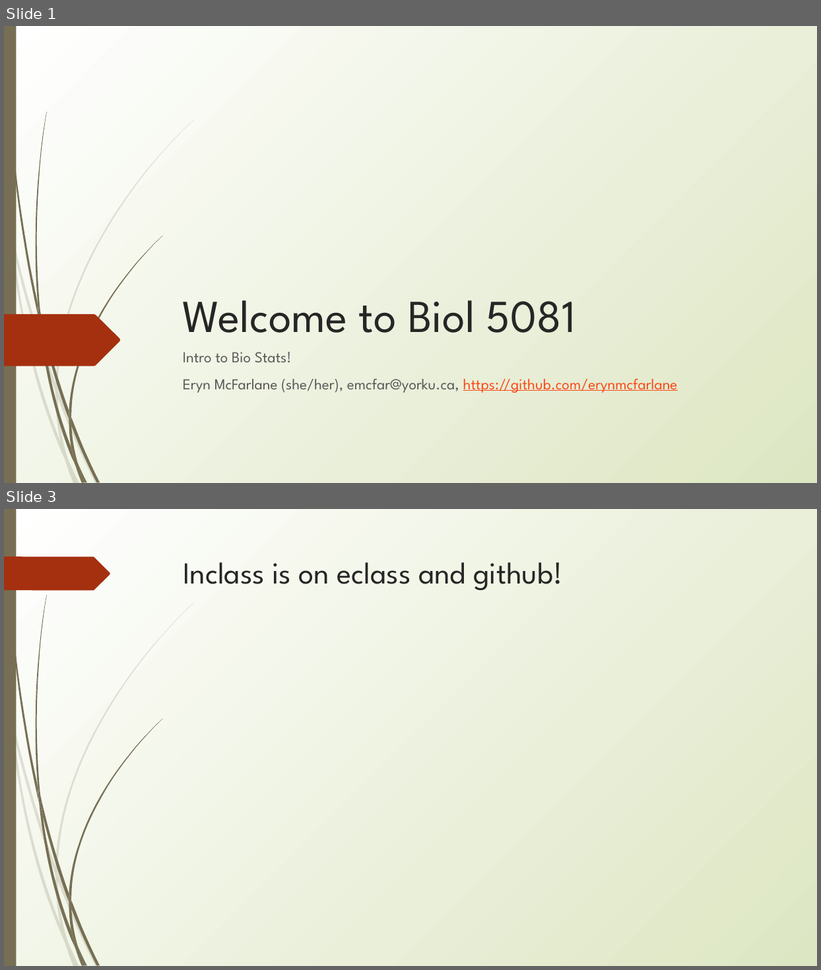
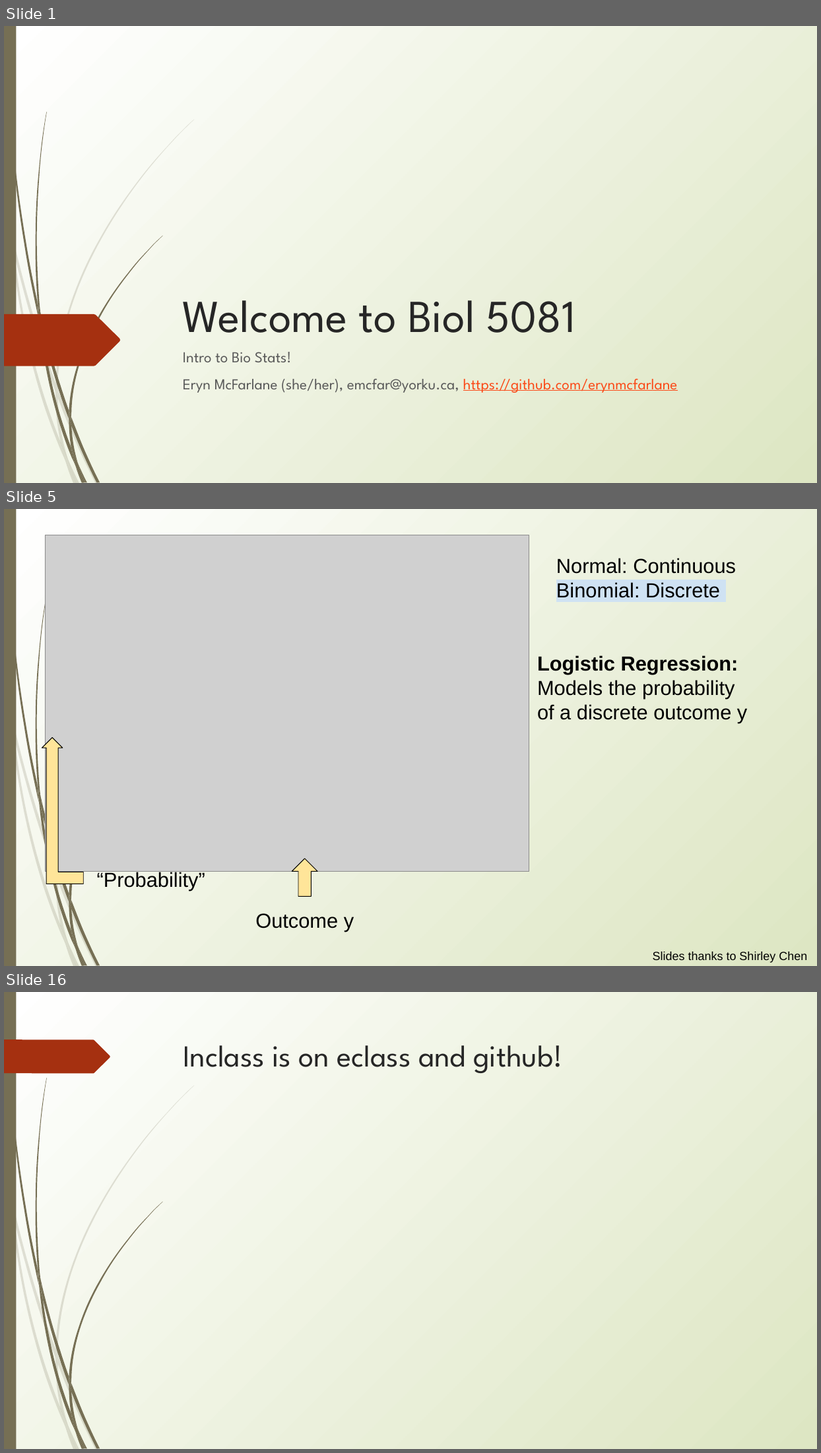
Before and after one commit to erynmcfarlane/GraduateStatsClass, a slide deck: Lecture5.pptx. Shown one above the other, each under a label of ours: slides 1 and 3 before the commit, slides 1, 5 and 16 after it; the slides between them are not shown. The pictures are 821x970 and 821x1453 pixels, drawn with LibreOffice and Linux fonts; fonts in the diff are those of the drawing; grey boxes stand for pictures. Boxes give left, top, right and bottom in pixels: in the first picture for what was removed or moved away, otherwise in the second. Text is boxed around its words. In the diff, an @@ line names an element or a change of style, - is before the commit and + after.

```diff
--- a/Lecture5.pptx
+++ b/Lecture5.pptx
@@ slide 5 added at [4,509,817,966], background gradient #FFFFFF to #DDE6C3; not listed: 23 template elements that a slide beside it also shows @@
@@ picture added at [45,535,529,871] @@
@@ text added at [556,558,736,598], 24 pt, text #000000 @@
+Normal: Continuous
+Binomial: Discrete
@@ text added at [537,656,747,723], 24 pt, text #000000 @@
+Logistic Regression:
+Models the probability of a discrete outcome y
@@ bent up arrow added at [42,738,83,884], fill #FFE599, outline #000000 0.75 pt @@
@@ up arrow added at [292,859,318,896], fill #FFE599, outline #000000 0.75 pt @@
@@ text added at [97,871,205,890], 24 pt, text #000000 @@
+“Probability”
@@ text added at [255,914,354,931], 24 pt, text #000000 @@
+Outcome y
@@ text added at [653,952,807,963], 14 pt, text #000000 @@
+Slides thanks to Shirley Chen
@@ what was slide 3 is now slide 16 @@
```
Also in this commit, not shown: 1 slide changed, 19 other slides added.
